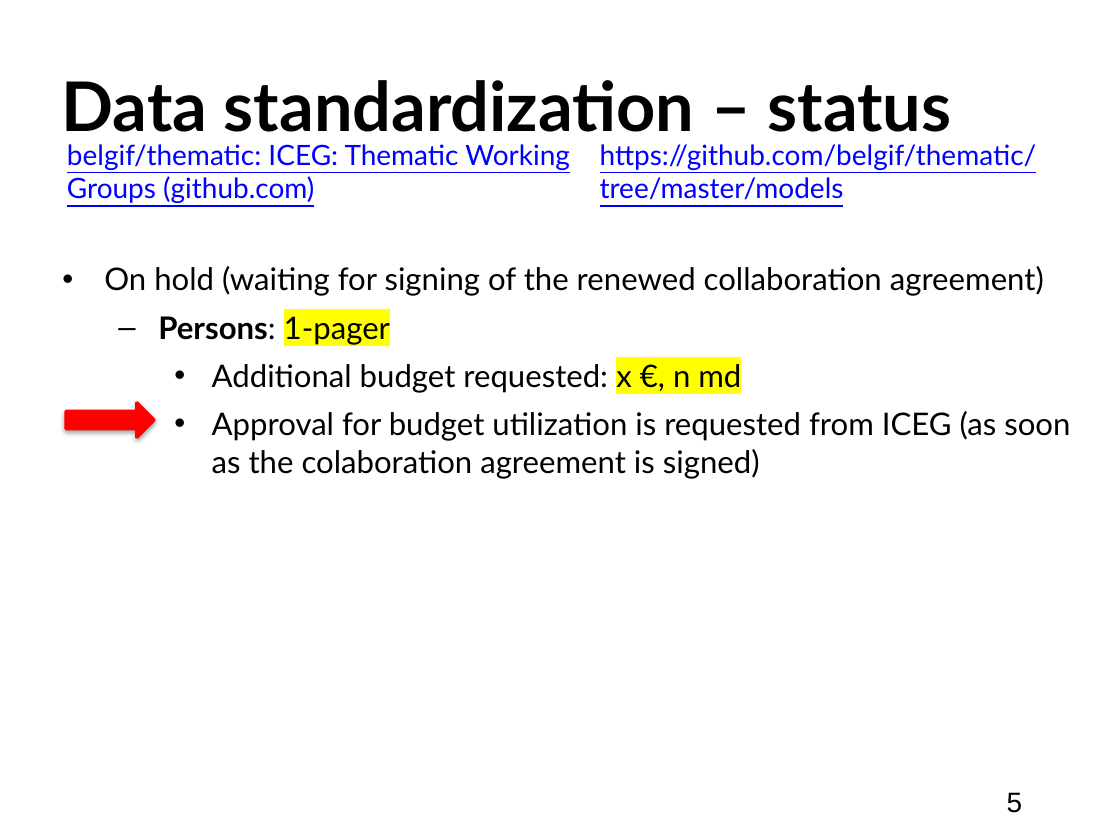
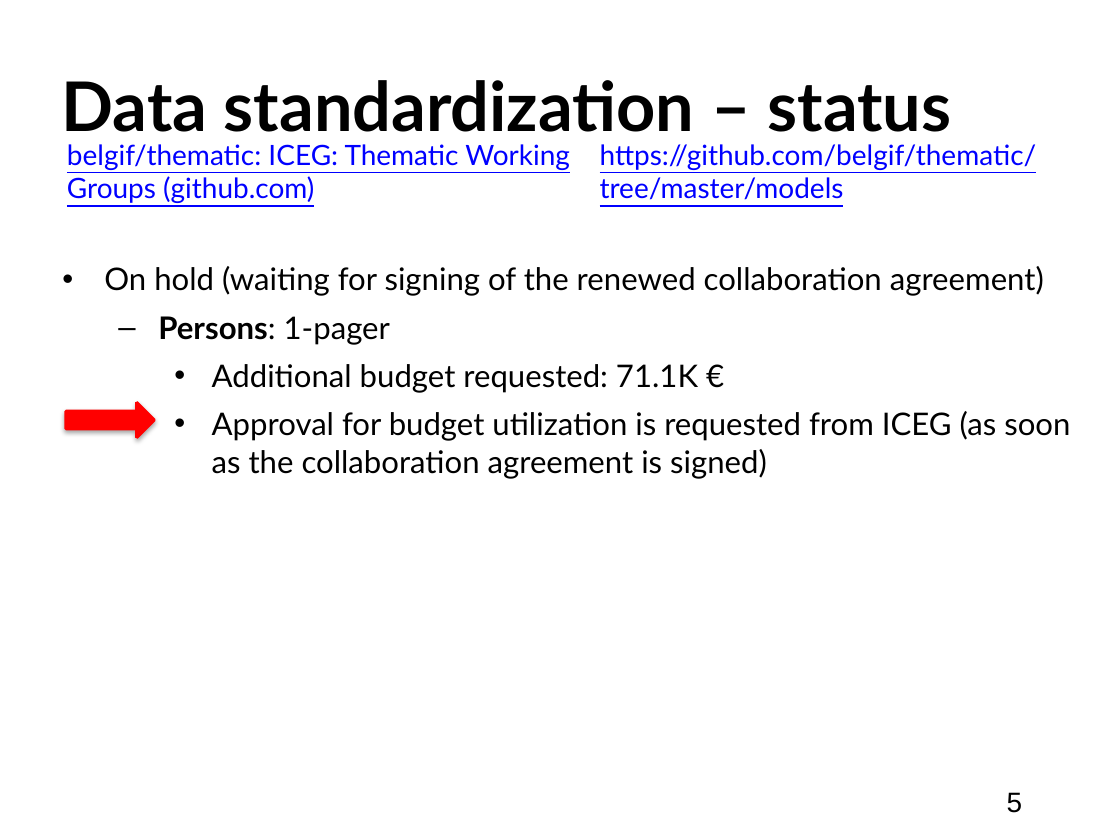
Before and after one commit to belgif/review, a slide deck: slide 5 of Meetings/2024-06-12/ICEG_standardisation_20240626.pptx. Drawn at 1120x840 pixels with LibreOffice and Linux fonts; fonts in the diff are those of the drawing. Boxes give left, top, right and bottom in pixels: in the first picture for what was removed or moved away, otherwise in the second. Text is boxed around its words. In the diff, an @@ line names an element or a change of style, - is before the commit and + after.

```diff
--- a/Meetings/2024-06-12/ICEG_standardisation_20240626.pptx
+++ b/Meetings/2024-06-12/ICEG_standardisation_20240626.pptx
@@ text at [158,316,390,344]: highlight #FFFF00 to none in "1-pager" @@
@@ text at [212,364,1070,478]: text changed @@
-    • Additional budget requested: x €, n md
-    • Approval for budget utilization is requested from ICEG (as soon as the colaboration agreement is signed)
+    • Additional budget requested: 71.1K €
+    • Approval for budget utilization is requested from ICEG (as soon as the collaboration agreement is signed)
```
Also in this commit, not shown: 1 other slide changed.
